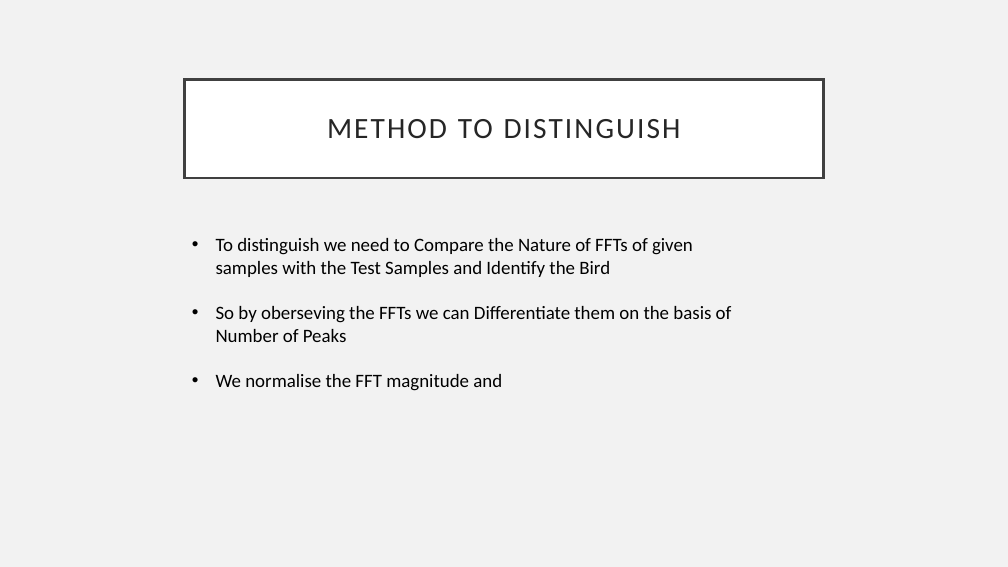
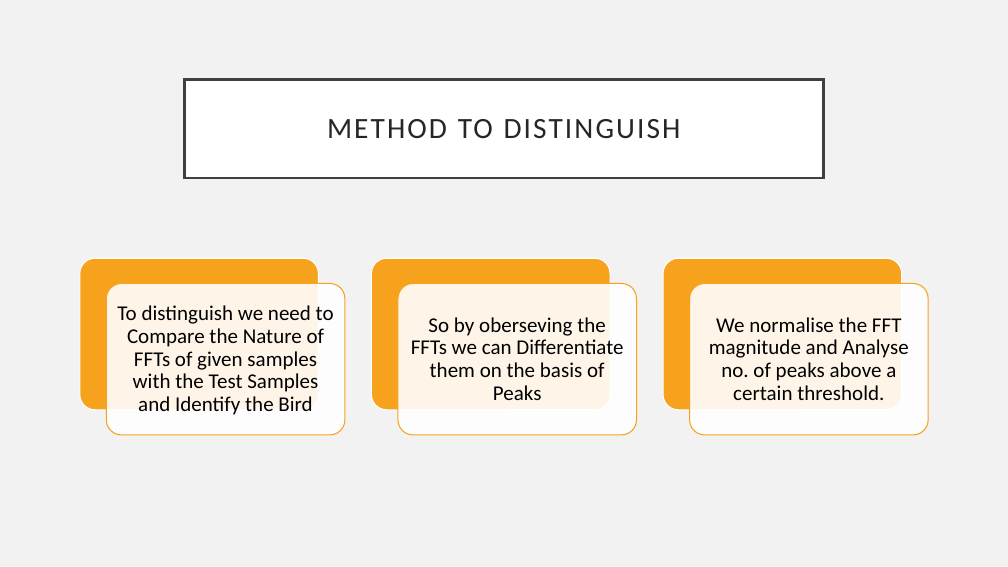
Before and after one commit to houleux/sp-project, a slide deck: slide 5 of SP ppt.pptx (slide 9 before the commit). Drawn at 1008x567 pixels with LibreOffice and Linux fonts; fonts in the diff are those of the drawing. Boxes give left, top, right and bottom in pixels: in the first picture for what was removed or moved away, otherwise in the second. Text is boxed around its words. In the diff, an @@ line names an element or a change of style, - is before the commit and + after.

Commit message:
ppt 1 done

```diff
--- a/SP ppt.pptx
+++ b/SP ppt.pptx
@@ text "To distinguish we need to ...": place and size @@
-text "To distinguish we need to ..." at <box>216,238,732,391</box>
+text "To distinguish we need to ..." at <box>117,305,334,415</box>
@@ text "To distinguish we need to ..." at <box>117,305,334,415</box>: size 18 to 20 pt; alignment left to centre; bullet • to none; line spacing 1 to 0.9; more space between paragraphs; vertical alignment top to middle @@
@@ text at <box>216,306,732,391</box>: paragraphs removed @@
-• So by oberseving the FFTs we can Differentiate them on the basis of Number of Peaks
-• We normalise the FFT magnitude and
@@ group added at <box>80,259,929,435</box>: 6 rounded rectangles, 2 texts @@
+So by oberseving the FFTs we can Differentiate them on the basis of Peaks
+We normalise the FFT magnitude and Analyse no. of peaks above a certain threshold.
```
Also in this commit, not shown: 1 other slide changed, 8 slides added, 3 slides removed.
